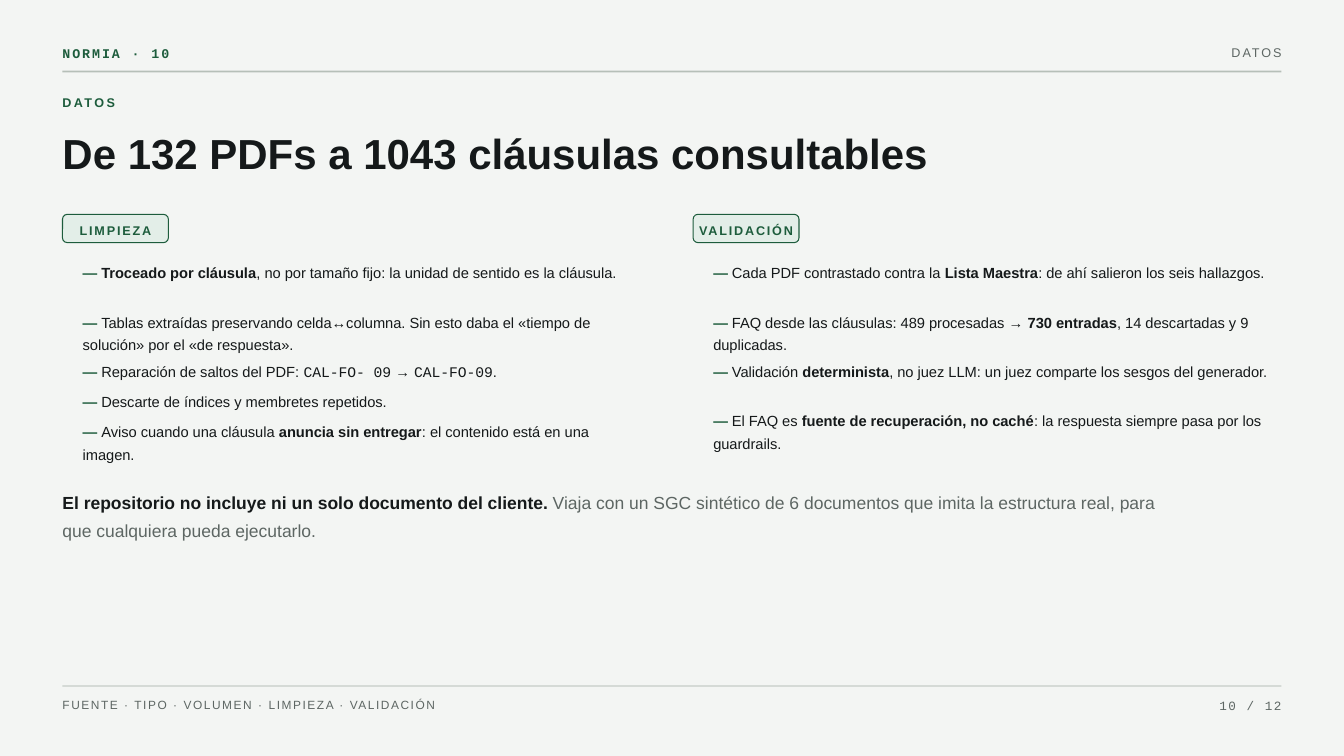
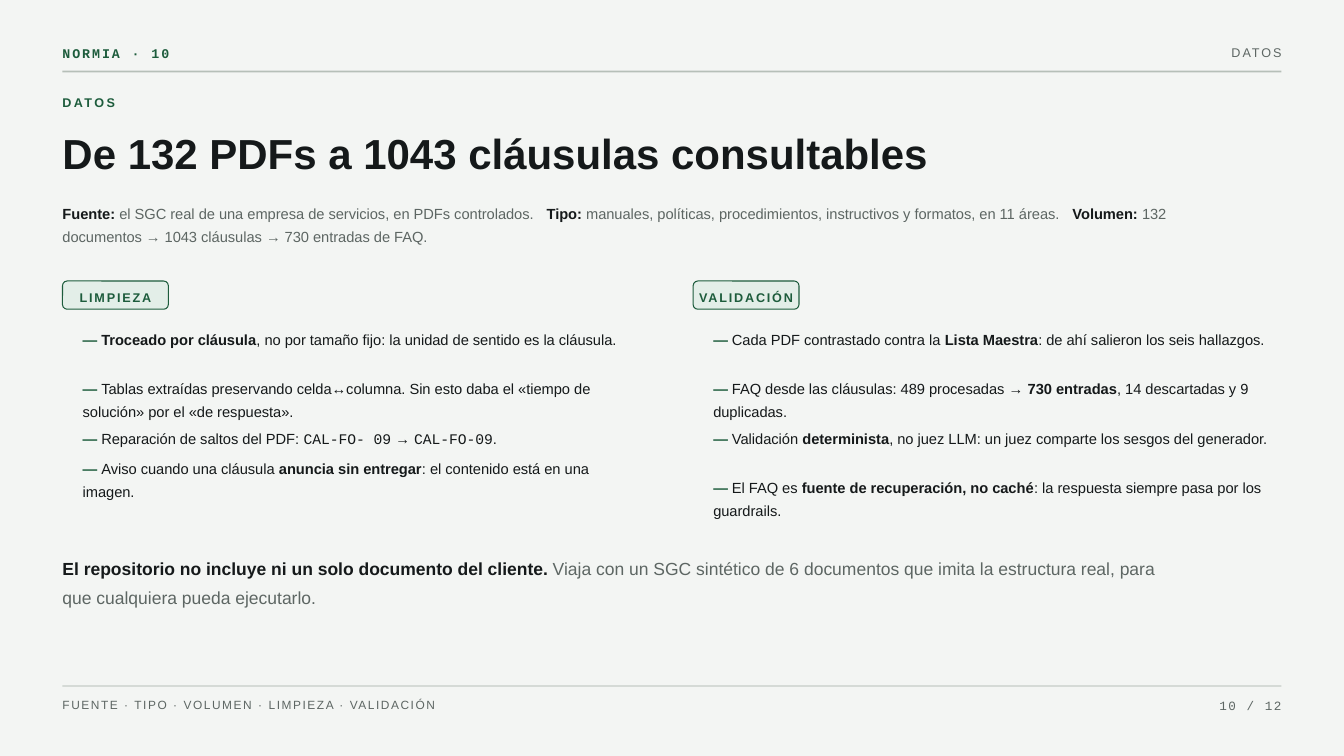
Before and after one commit to klauzirrazabal-max/normia-chatbot-iso, a slide deck: slide 10 of docs/NormIA.pptx. Drawn at 1344x756 pixels with LibreOffice and Linux fonts; fonts in the diff are those of the drawing. Boxes give left, top, right and bottom in pixels: in the first picture for what was removed or moved away, otherwise in the second. Text is boxed around its words. In the diff, an @@ line names an element or a change of style, - is before the commit and + after.

```diff
--- a/docs/NormIA.pptx
+++ b/docs/NormIA.pptx
@@ text added at (x1=62, y1=208, x2=1166, y2=245), 10.5 pt, text #5D6663 @@
+Fuente: el SGC real de una empresa de servicios, en PDFs controlados. Tipo: manuales, políticas, procedimientos, instructivos y formatos, en 11 áreas. Volumen: 132 documentos → 1043 cláusulas → 730 entradas de FAQ.
@@ 8 texts, 2 rounded rectangles moved together from (x1=62, y1=215, x2=1267, y2=541) to (x1=62, y1=281, x2=1267, y2=608) @@
@@ text removed at (x1=101, y1=396, x2=387, y2=410) @@
-— Descarte de índices y membretes repetidos.
@@ text "— Aviso cuando una cláusula ..." moved from (x1=83, y1=426, x2=589, y2=463) to (x1=83, y1=463, x2=589, y2=500) @@
```
Also in this commit, not shown: 1 other slide changed, 1 other file.
